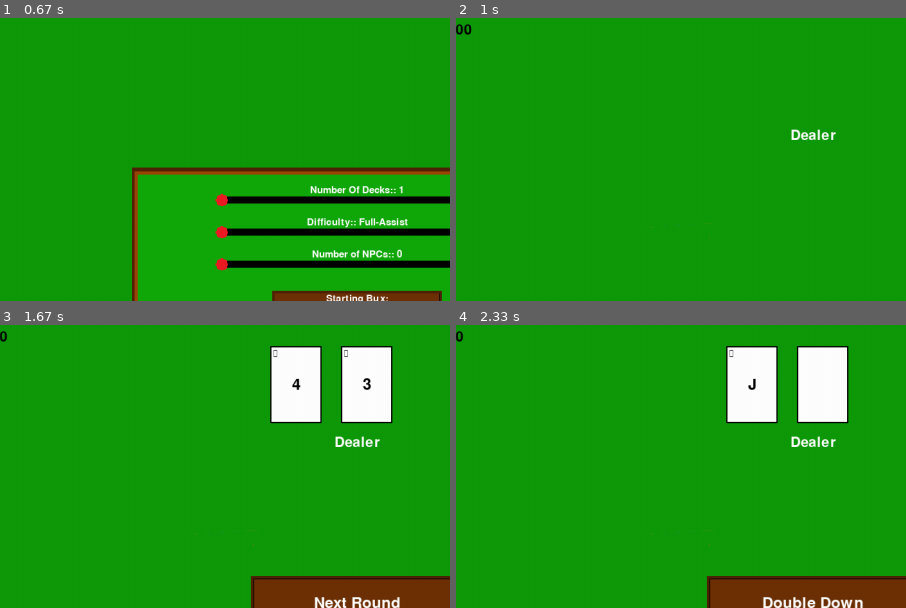
Above: before the commit, frames 1-4 (two rows, left to right).
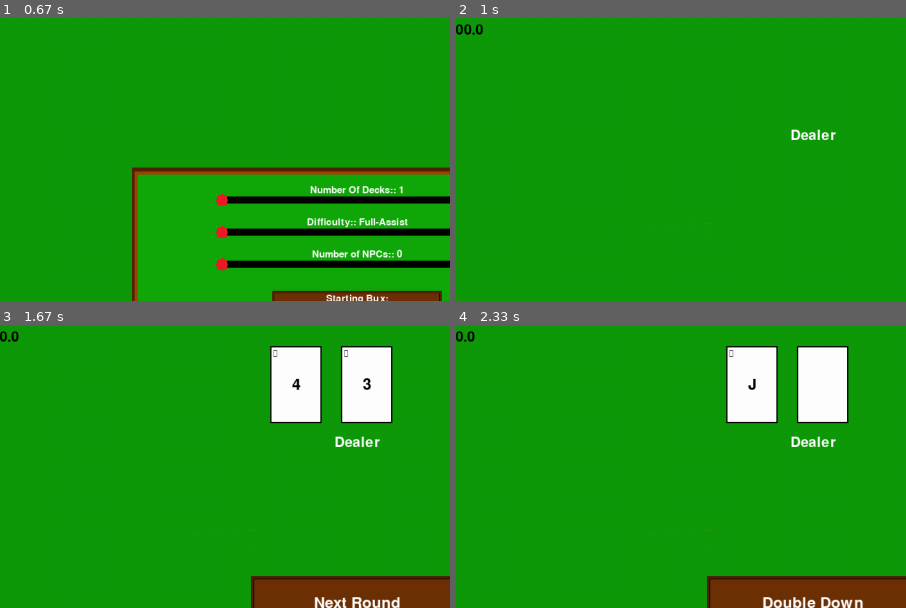
Above: after the commit, the same moments.

Repository: CDonners/None-Exam-Assessment-2026-AQA
Game: pygame game, started from bankrollBust/main.py
Two runs of this game, one before a commit and one after it. Both use one fixed random seed, a clock stepped at 60 frames per second and the inputs below.
Inputs (mouse positions are % of the whole screen's width and height, from its top left):
- Up to frame 1 (0.67 s): press the mouse at (50, 32) at 0.37 s; move the mouse to (51, 56) at 0.47 s; release the mouse at (53, 79) at 0.6 s
- Up to frame 2 (1 s): click "Start Game" at 0.78 s
- Up to frame 3 (1.67 s): click "Confirm Bet" at 1.08 s; press the mouse at (77, 85) at 1.4 s; move the mouse to (59, 50) at 1.5 s; release the mouse at (42, 16) at 1.63 s
- Up to frame 4 (2.33 s): click "Next Round" at 1.75 s; press the mouse at (50, 94) at 2.07 s; move the mouse to (64, 90) at 2.17 s; release the mouse at (78, 86) at 2.3 s
The pictures show only the part of the screen within x 10-60%, y 0-50%; the shares and areas given below are measured in that part.

Frame 1 is identical in both runs. In frame 2, less than 0.1% of the frame differs, in the area x 3-6%, y 2-7%; in frame 3, less than 0.1%, in the area x 1-5%, y 2-7%; in frame 4, less than 0.1%.

Commit message:
Fixing bug

Diff:
--- a/bankrollBust/pygameUtils/buttonUtils.py
+++ b/bankrollBust/pygameUtils/buttonUtils.py
@@ -245,5 +245,5 @@
                     self.value = self.value + key_pressed # Adds the input to the value string
         if self.inputType == "num":
             # Returns the value as a integer if it isn't empty
-            return int(self.value) if self.value != "" else 0
+            return float(self.value) if self.value != "" else 0
         return self.value # returns the value string
